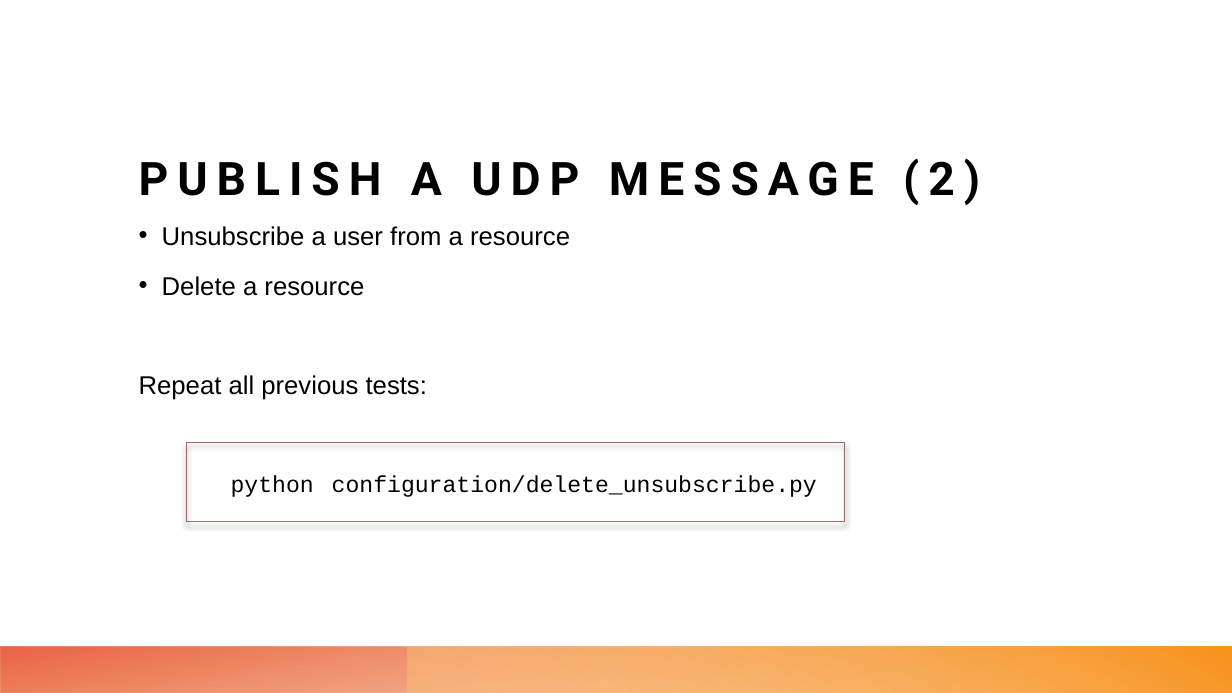
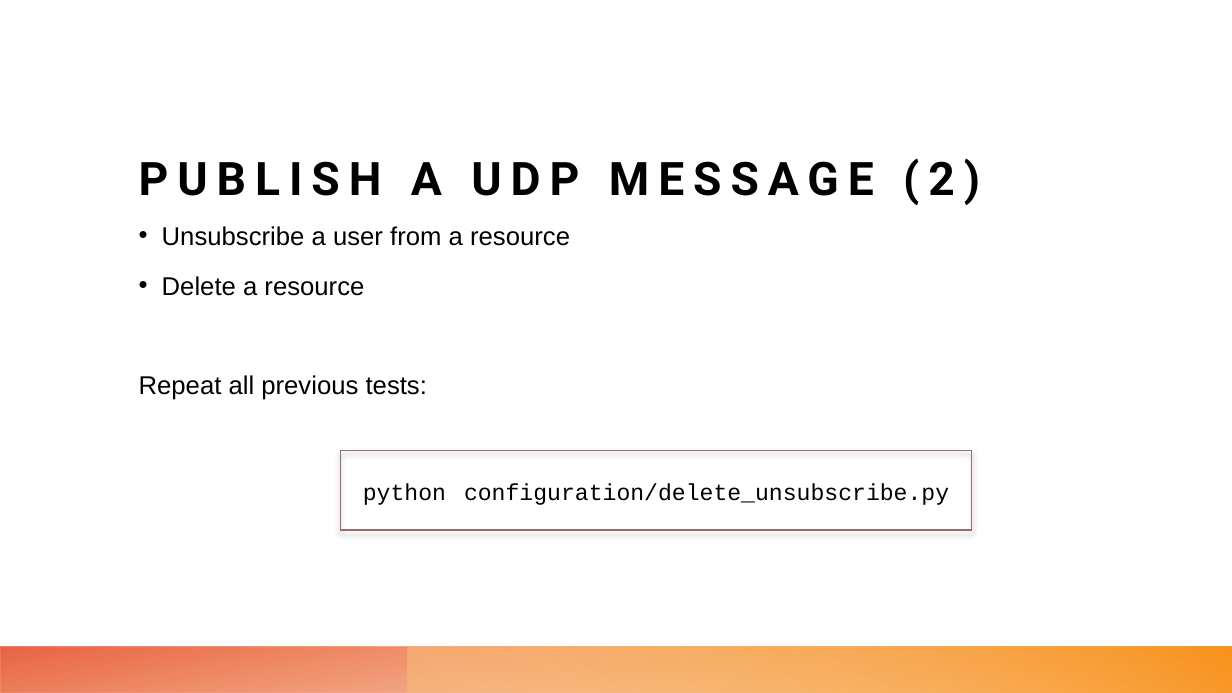
Before and after one commit to leonardopoggiani/ANAWS-project, a slide deck: slide 12 of DistributedMessageBroker.pptx. Drawn at 1232x693 pixels with LibreOffice and Linux fonts; fonts in the diff are those of the drawing. Boxes give left, top, right and bottom in pixels: in the first picture for what was removed or moved away, otherwise in the second. Text is boxed around its words. In the diff, an @@ line names an element or a change of style, - is before the commit and + after.

```diff
--- a/DistributedMessageBroker.pptx
+++ b/DistributedMessageBroker.pptx
@@ rectangle: place and size @@
-rectangle at (187, 443, 845, 522)
+rectangle at (340, 451, 971, 531)
@@ text "python configuration/delete_unsubscribe.py": place and size @@
-text "python configuration/delete_unsubscribe.py" at (231, 475, 817, 497)
+text "python configuration/delete_unsubscribe.py" at (363, 483, 949, 505)
```
Also in this commit, not shown: 3 other slides changed.
